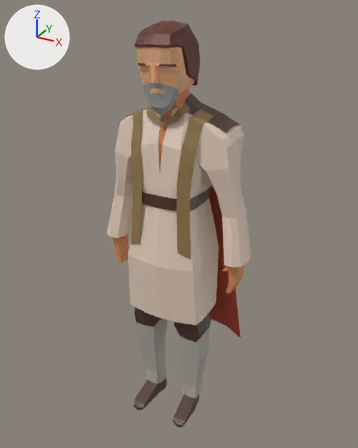
One commit to the FBX model ProjectR/Assets/4.Models/NPC/feudal lord.fbx: the scene before it, then after it.
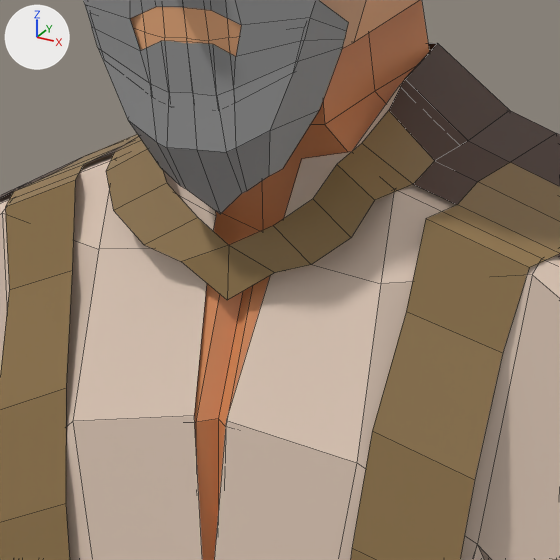
Each version is shown whole from a 50 mm lens placed at (4.25, -7.7, 8.35), pointed at (-0.14, 0.28, 4.36), then close up on the part from 37% to 58% of the width and 19% to 36% of the height. Arrows for +X, +Y and +Z are at upper left; the lights stay in place. The close-ups show mesh edges as thin lines. Where no turn or scale is listed for an object, it has been applied to the vertices. Vertices at the same position are counted once.

Objects in the first close-up: 'bady', 'garments', 'garments.001', 'head', 'mustache'.
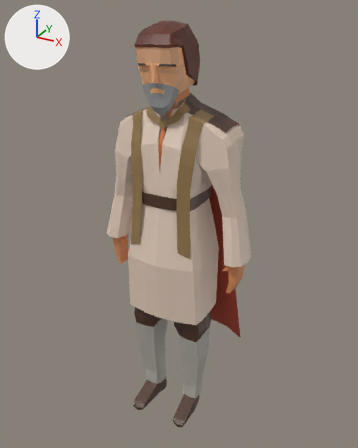
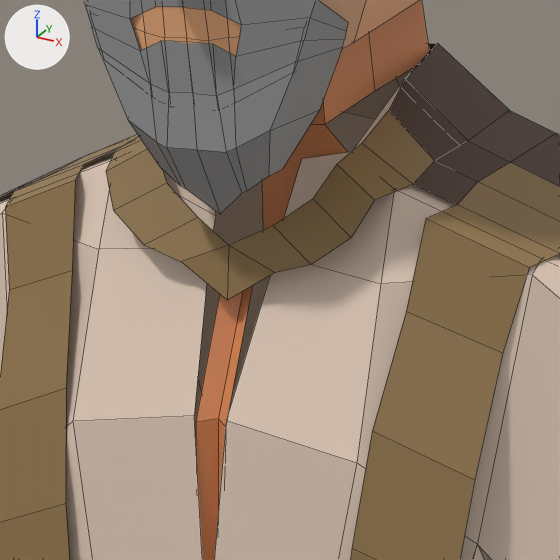
What differs and where, as boxes [x1, y1, x2, y2] in the close-ups (560 x 560 px):
'bady', reshaped: before [194, 0, 430, 560]; after [196, 0, 430, 560]
part 1 of me_cube, deleted (brown): before [194, 66, 416, 439]

The change in detail:
me_cube is used by ob_bady; location (0.0, 0.0, 0.0).
me_cube had 645 vertices, 638 faces and spanned x -1.63..1.29, y -0.68..0.69, z 0.08..7.07.
me_cube now has 200 vertices, 165 faces and spans x -1.63..1.29, y -0.68..0.57, z 0.08..7.07.
me_cube part 1: 445 vertices removed from x -1.58..1.24, y -0.46..0.69, z 0.72..6.72.
